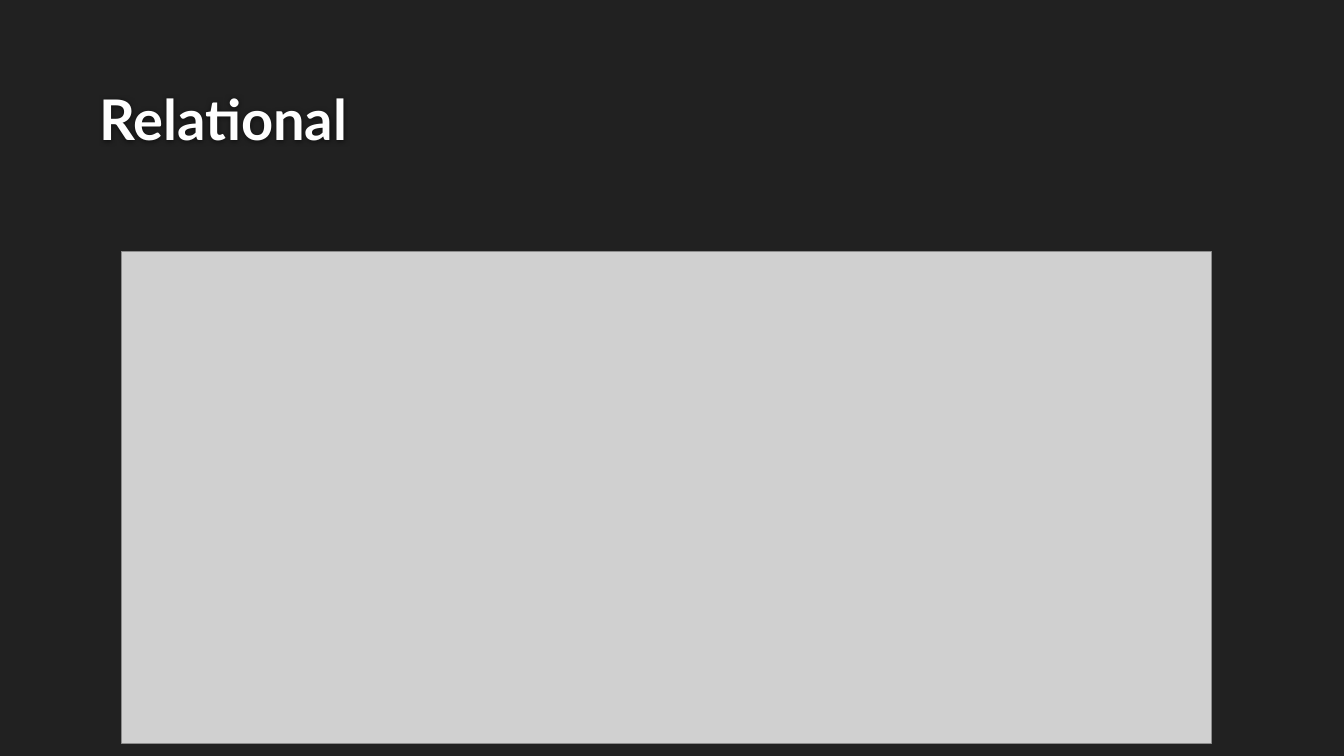
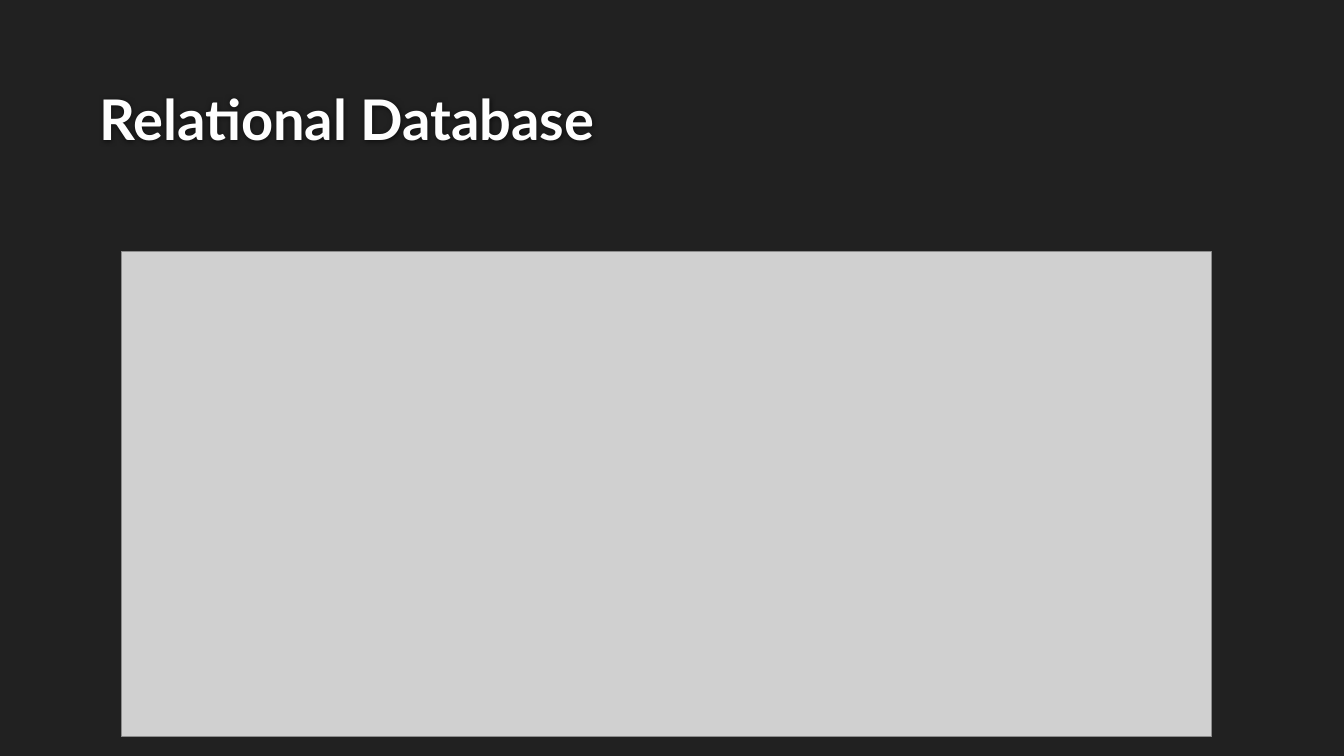
Before and after one commit to Rhiannax3/Sapphire, a slide deck: slide 8 of Databases.pptx. Drawn at 1344x756 pixels with LibreOffice and Linux fonts; fonts in the diff are those of the drawing; grey boxes stand for pictures; background and template pictures are left out. Boxes give left, top, right and bottom in pixels: in the first picture for what was removed or moved away, otherwise in the second. Text is boxed around its words. In the diff, an @@ line names an element or a change of style, - is before the commit and + after.

Commit message:
Finished Databases

```diff
--- a/Databases.pptx
+++ b/Databases.pptx
@@ title at <box>99,98,595,141</box>: text changed @@
-Relational
+Relational Database
@@ picture: place and size @@
-picture at <box>122,252,1212,743</box>
+picture at <box>122,252,1212,737</box>
```
Also in this commit, not shown: 14 other slides changed.
